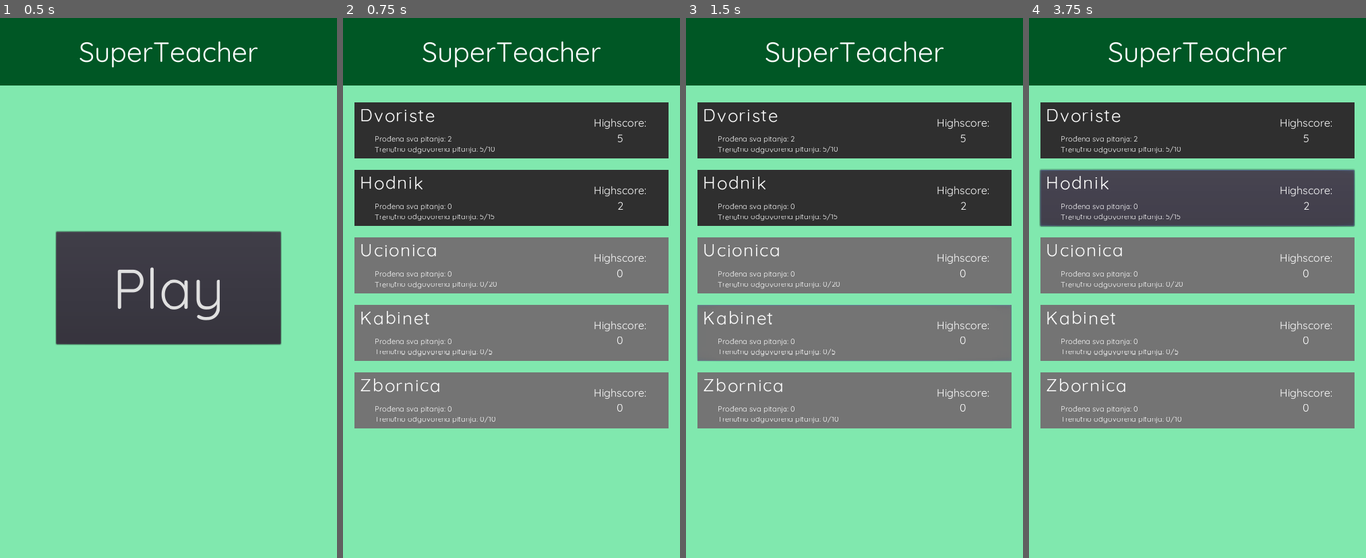
Above: before the commit, frames 1-4 (left to right).
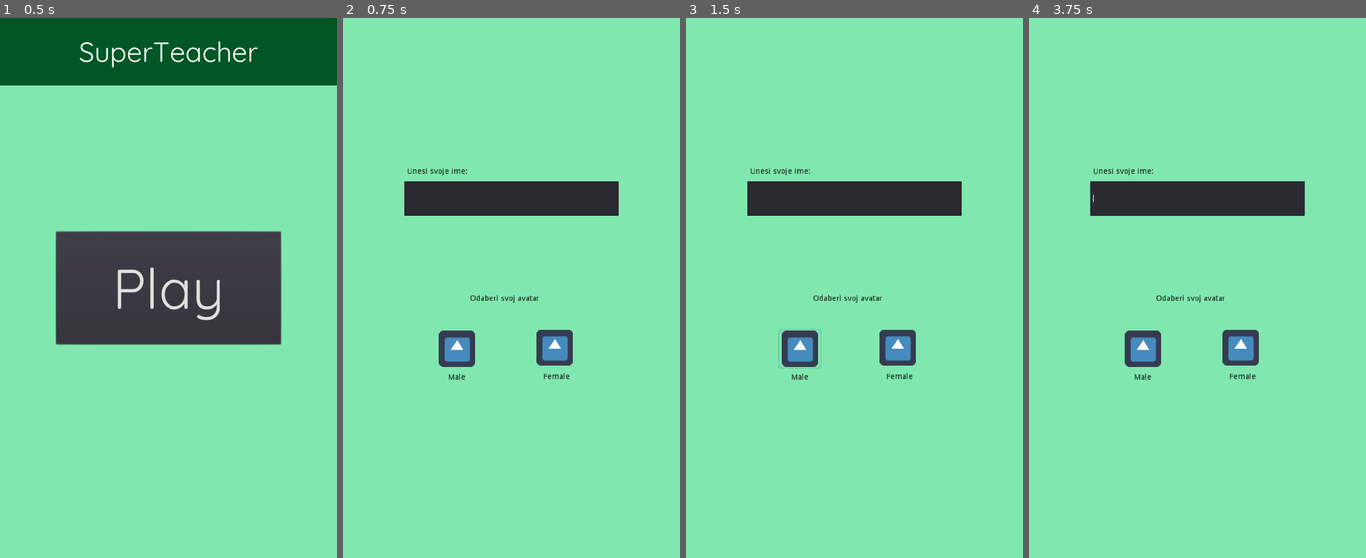
Above: after the commit, the same moments.

Repository: amalija-ramljak/superteacher
Game: Godot game, scene res://scenes/Entry.tscn
Same seed, same stepped clock (60 frames per second), same inputs: the game is played once before the commit and once after it. The engine's default icon, where the game draws it, is replaced by a stand-in: a white triangle on a blue panel in a dark square.
Inputs (mouse positions are in pixels of both pictures, inside the frame that each line leads up to):
- Up to frame 1 (0.5 s): no input
- Up to frame 2 (0.75 s): click "Play" at 0.5 s
- Up to frame 3 (1.5 s): click (800, 347) at 1.25 s, where only the run after the commit has a clickable "Male"
- Up to frame 4 (3.75 s): click (1241, 347) at 2 s, where only the run after the commit has a clickable "Female"; click (1197, 131) at 2.77 s; click (1197, 196) at 3.52 s

Frame 1 is identical in both runs. In frame 2, 57% of the frame differs, in the area x 0-100%, y 0-76%; in frame 3, 57%; in frame 4, 62%.

Commit message:
Creation of mock player creation - name and avatar/gender

Diff:
--- a/Control.gd
+++ b/Control.gd
@@ -15,7 +15,20 @@
 #func _process(delta):
 #	pass
 
-var next_scene = preload("res://scenes/Main.tscn")
+var level_selector = preload("res://scenes/Main.tscn")
+var player_create = preload("res://scenes/PlayerCreation.tscn")
 
 func _on_Button_pressed():
-	get_tree().change_scene_to(next_scene)
+	var config = ConfigFile.new()
+	var err = config.load("user://settings.cfg")
+	if err == OK:
+		get_tree().change_scene_to(level_selector)
+	else:
+		get_tree().change_scene_to(player_create)
+
+func load(var path):
+	var file = File.new()
+	file.open(path, File.READ)
+	var content = file.get_as_text()
+	file.close()
+	return content
--- /dev/null
+++ b/scenes/PlayerCreation.gd
@@ -0,0 +1,22 @@
+extends Control
+
+var player_name
+
+func _ready():
+	pass
+
+func _on_PlayerName_text_changed(new_text):
+	self.player_name = new_text
+
+func male():
+	configure_player("male")
+
+func female():
+	configure_player("female")
+
+func configure_player(gender):
+	# creates a new config file - first time opening game!
+	var config = ConfigFile.new()
+	config.set_value("player_data", "name", self.player_name)
+	config.set_value("player_data", "gender", gender)
+	config.save("user://settings.cfg")
--- /dev/null
+++ b/scenes/PlayerCreation.tscn
@@ -0,0 +1,89 @@
+[gd_scene load_steps=3 format=2]
+
+[ext_resource path="res://icon.png" type="Texture" id=2]
+[ext_resource path="res://scenes/PlayerCreation.gd" type="Script" id=3]
+
+[node name="PlayerCreation" type="Control"]
+anchor_right = 1.0
+anchor_bottom = 1.0
+script = ExtResource( 3 )
+__meta__ = {
+"_edit_use_anchors_": false
+}
+
+[node name="Male" type="Button" parent="."]
+margin_left = 165.476
+margin_top = 553.144
+margin_right = 241.476
+margin_bottom = 623.144
+icon = ExtResource( 2 )
+flat = true
+__meta__ = {
+"_edit_use_anchors_": false
+}
+
+[node name="Label" type="Label" parent="Male"]
+margin_left = 17.9123
+margin_top = 78.947
+margin_right = 57.9123
+margin_bottom = 92.947
+custom_colors/font_color = Color( 0, 0, 0, 1 )
+custom_colors/font_outline_modulate = Color( 0, 0, 0, 1 )
+text = "Male"
+align = 1
+valign = 1
+__meta__ = {
+"_edit_use_anchors_": false
+}
+
+[node name="Female" type="Button" parent="."]
+margin_left = 339.346
+margin_top = 551.469
+margin_right = 415.346
+margin_bottom = 621.469
+icon = ExtResource( 2 )
+flat = true
+__meta__ = {
+"_edit_use_anchors_": false
+}
+
+[node name="Label" type="Label" parent="Female"]
+margin_left = 17.9123
+margin_top = 79.6104
+margin_right = 57.9123
+margin_bottom = 93.6104
+custom_colors/font_color = Color( 0, 0, 0, 1 )
+text = "Female"
+__meta__ = {
+"_edit_use_anchors_": false
+}
+
+[node name="PlayerName" type="LineEdit" parent="."]
+margin_left = 109.0
+margin_top = 290.0
+margin_right = 491.0
+margin_bottom = 352.0
+__meta__ = {
+"_edit_use_anchors_": false
+}
+
+[node name="Label" type="Label" parent="PlayerName"]
+margin_left = 5.44147
+margin_top = -24.4867
+margin_right = 45.4415
+margin_bottom = -10.4867
+custom_colors/font_color = Color( 0, 0, 0, 1 )
+text = "Unesi svoje ime:"
+
+[node name="Label" type="Label" parent="."]
+margin_left = 176.0
+margin_top = 482.0
+margin_right = 399.0
+margin_bottom = 516.0
+custom_colors/font_color = Color( 0, 0, 0, 1 )
+text = "Odaberi svoj avatar"
+align = 1
+valign = 1
+[connection signal="button_up" from="Male" to="." method="male"]
+[connection signal="button_up" from="Female" to="." method="female"]
+[connection signal="text_changed" from="PlayerName" to="." method="_on_PlayerName_text_changed"]
